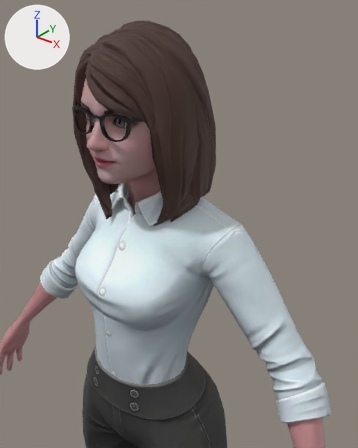
Renders of the glTF model public/models/66db0f2bcb21e99019447727.glb from each side of a commit.
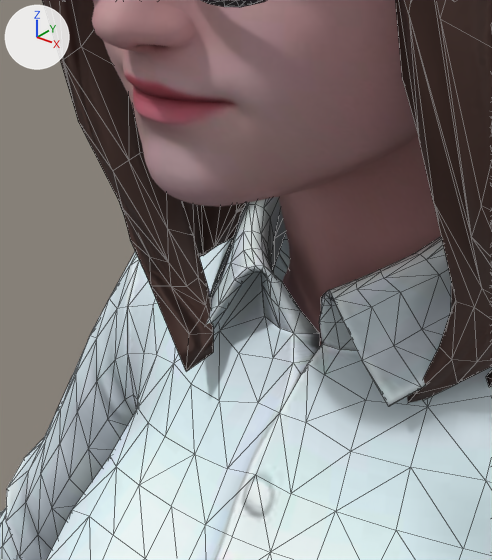
Each version is shown from a camera (50 mm lens) standing at (0.569, -0.648, 1.822) and looking at (0.115, -0.079, 1.469), then close up on the part from 19% to 48% of the width and 31% to 58% of the height. Lighting does not change. The marker at upper left points along +X, +Y and +Z. The close-ups show mesh edges as thin lines. Vertices at the same position are counted once.

Names of what the first close-up shows: 'Wolf3D_Hair', 'Wolf3D_Head', 'Wolf3D_Outfit_Top'.
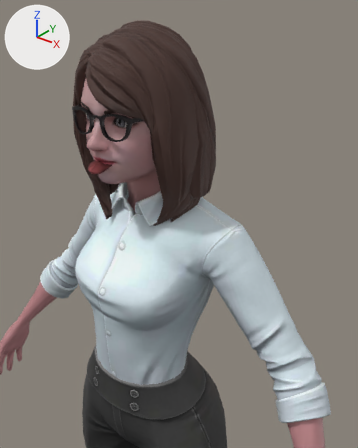
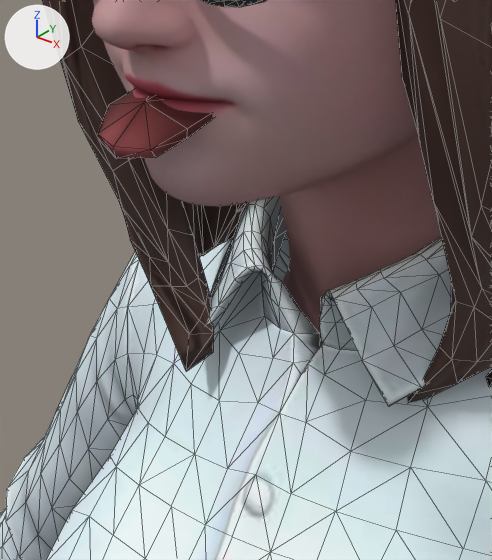
The newer file adds a shape key; the second version is drawn at full value of the shape key 'tongueOut' of 'Wolf3D_Teeth', and the change is written as the vertex moves it makes.

Location of each change, (x1, y1, x2, y2) in pixels of the close-ups (492 x 560 px):
```json
{"object": "Wolf3D_Teeth", "change": "reshaped", "after": [98, 91, 213, 159], "on screen": "not visible before"}
```

Edits to the scene script, one JSON object a line:
```json
{"block": "me_wolf3d_teeth", "where": "me_wolf3d_teeth.from_pydata(...)  # 77 vertices, 100 faces; spans x -0.0269..0.0269, y -0.1347..-0.0704, z 1.5518..1.5857"}
{"block": "me_wolf3d_teeth", "where": "# used by ob_wolf3d_teeth; location = (0.0, 0.0, 0.0)"}
{"block": "me_wolf3d_teeth", "change": "me_wolf3d_teeth part 1"}
{"op": "set", "path": "me_wolf3d_teeth.vertices[60].co", "old": "(0.0196, -0.0795, 1.5685)", "new": "(0.0196, -0.1118, 1.5673)"}
{"op": "set", "path": "me_wolf3d_teeth.vertices[61].co", "old": "(0.0192, -0.0996, 1.5674)", "new": "(0.0192, -0.141, 1.5616)", "note": "not seen -> pixel (187, 128)"}
{"op": "set", "path": "me_wolf3d_teeth.vertices[62].co", "old": "(0.0192, -0.1012, 1.564)", "new": "(0.0192, -0.1416, 1.558)", "note": "not seen -> pixel (186, 139)"}
{"op": "set", "path": "me_wolf3d_teeth.vertices[63].co", "old": "(0.013, -0.1136, 1.5667)", "new": "(0.013, -0.1522, 1.5559)", "note": "not seen -> pixel (150, 149)"}
{"op": "set", "path": "me_wolf3d_teeth.vertices[64].co", "old": "(0.0137, -0.1143, 1.5637)", "new": "(0.0137, -0.151, 1.553)", "note": "not seen -> pixel (155, 157)"}
{"op": "set", "path": "me_wolf3d_teeth.vertices[65].co", "old": "(0.0, -0.0704, 1.5726)", "new": "(0.0, -0.1034, 1.5727)"}
{"op": "set", "path": "me_wolf3d_teeth.vertices[66].co", "old": "(0.0, -0.0792, 1.5734)", "new": "(0.0, -0.1121, 1.5723)"}
{"op": "set", "path": "me_wolf3d_teeth.vertices[67].co", "old": "(0.0, -0.0986, 1.5727)", "new": "(0.0, -0.1415, 1.567)", "note": "not seen -> pixel (144, 101)"}
{"op": "set", "path": "me_wolf3d_teeth.vertices[68].co", "old": "(0.0, -0.0808, 1.5641)", "new": "(0.0, -0.1125, 1.5629)"}
{"op": "set", "path": "me_wolf3d_teeth.vertices[69].co", "old": "(-0.0196, -0.0795, 1.5685)", "new": "(-0.0196, -0.1118, 1.5673)"}
{"op": "set", "path": "me_wolf3d_teeth.vertices[70].co", "old": "(-0.0192, -0.0996, 1.5674)", "new": "(-0.0192, -0.141, 1.5616)", "note": "not seen -> pixel (108, 105)"}
{"op": "set", "path": "me_wolf3d_teeth.vertices[71].co", "old": "(-0.0192, -0.1012, 1.564)", "new": "(-0.0192, -0.1416, 1.558)"}
{"op": "set", "path": "me_wolf3d_teeth.vertices[72].co", "old": "(0.0, -0.1197, 1.5651)", "new": "(0.0, -0.156, 1.551)", "note": "not seen -> pixel (116, 158)"}
{"op": "set", "path": "me_wolf3d_teeth.vertices[73].co", "old": "(-0.013, -0.1136, 1.5667)", "new": "(-0.013, -0.1522, 1.5559)", "note": "not seen -> pixel (97, 133)"}
{"op": "set", "path": "me_wolf3d_teeth.vertices[74].co", "old": "(-0.0137, -0.1143, 1.5637)", "new": "(-0.0137, -0.151, 1.553)", "note": "not seen -> pixel (99, 140)"}
{"op": "set", "path": "me_wolf3d_teeth.vertices[75].co", "old": "(0.0, -0.1007, 1.5627)", "new": "(0.0, -0.1408, 1.5568)"}
{"op": "set", "path": "me_wolf3d_teeth.vertices[76].co", "old": "(0.0, -0.1176, 1.5692)", "new": "(0.0, -0.1569, 1.5554)", "note": "not seen -> pixel (113, 146)"}
```
